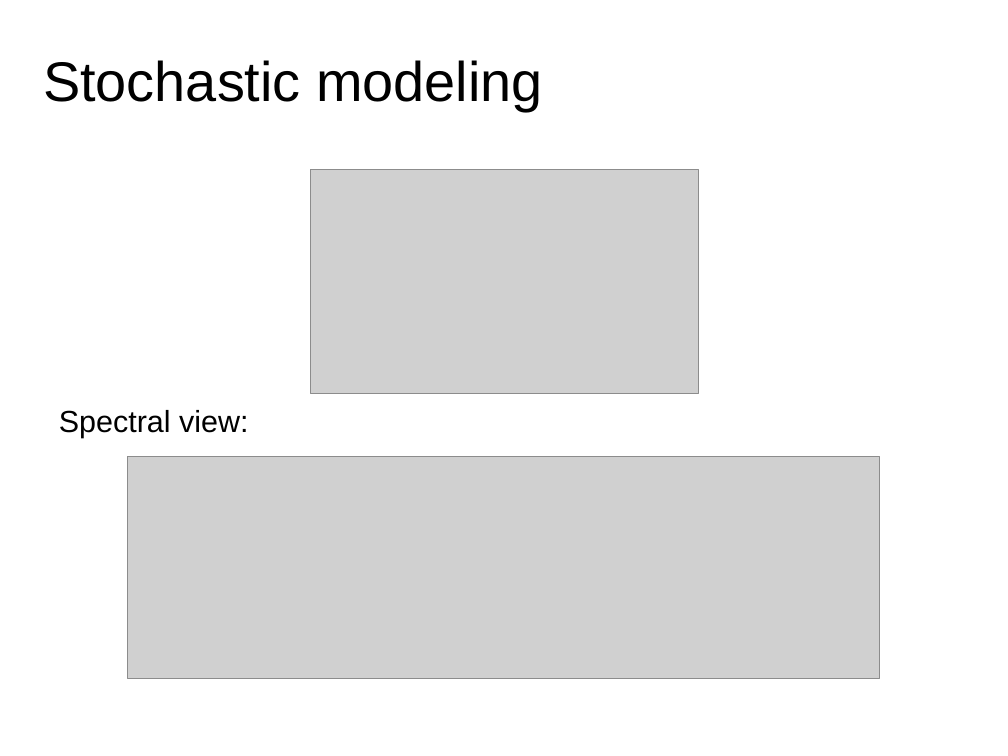
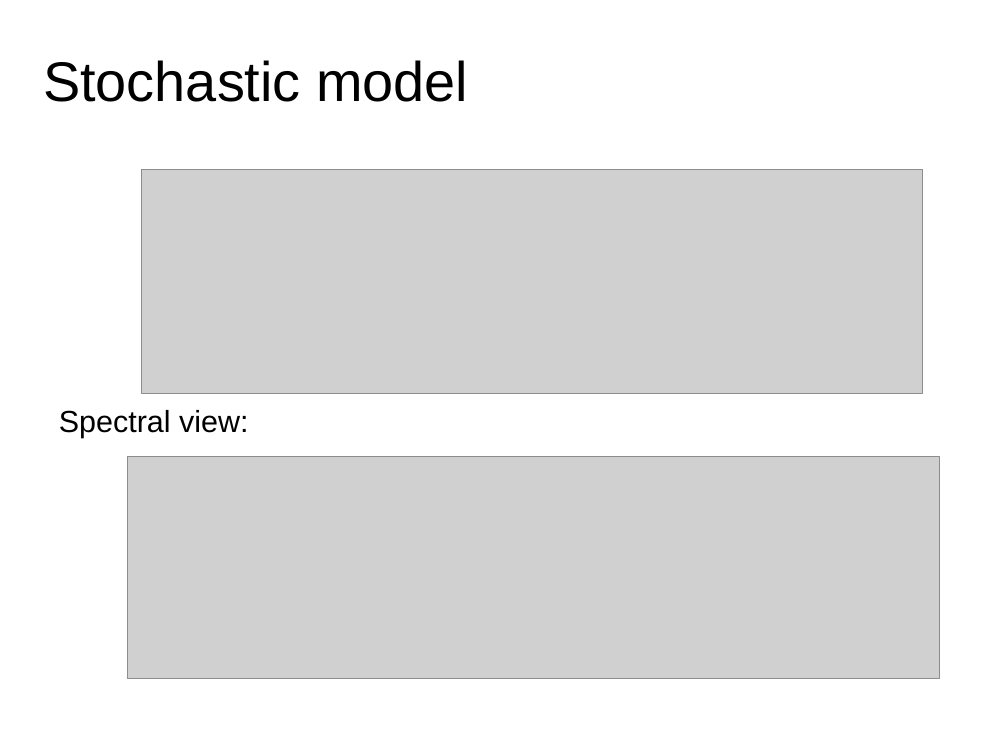
Before and after one commit to MTG/sms-tools, a slide deck: slide 10 of teaching-material/lectures/lect7-Sinusoidal-plus-Residual-model/7-Sinusoidal-plus-Residual-model.odp (slide 11 before the commit). Drawn at 1008x756 pixels with LibreOffice and Linux fonts; fonts in the diff are those of the drawing; grey boxes stand for pictures. Boxes give left, top, right and bottom in pixels: in the first picture for what was removed or moved away, otherwise in the second. Text is boxed around its words. In the diff, an @@ line names an element or a change of style, - is before the commit and + after.

```diff
--- a/teaching-material/lectures/lect7-Sinusoidal-plus-Residual-model/7-Sinusoidal-plus-Residual-model.odp
+++ b/teaching-material/lectures/lect7-Sinusoidal-plus-Residual-model/7-Sinusoidal-plus-Residual-model.odp
@@ title at (x1=43, y1=60, x2=468, y2=102): text changed @@
-Stochastic modeling
+Stochastic model
@@ picture resized from (x1=311, y1=169, x2=699, y2=393) to (x1=142, y1=169, x2=924, y2=393) @@
@@ picture resized from (x1=128, y1=456, x2=880, y2=678) to (x1=128, y1=456, x2=939, y2=679) @@
```
Also in this commit, not shown: 8 other slides changed, 1 slide added, 1 slide removed, 17 other files.
